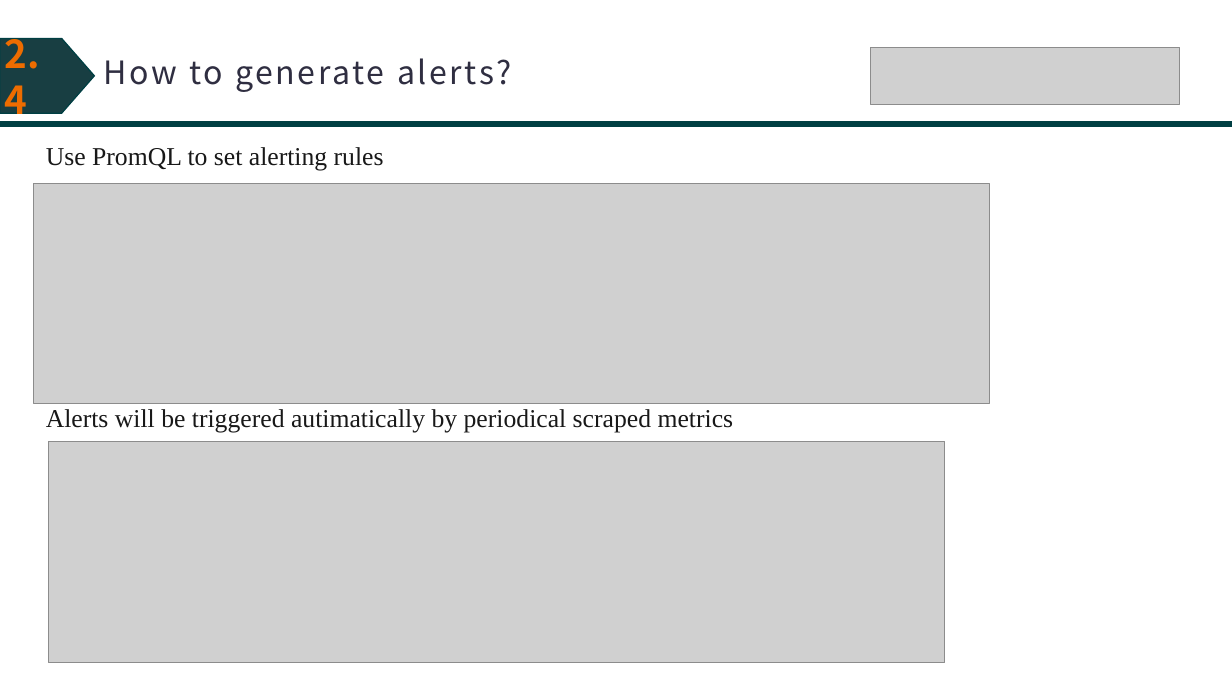
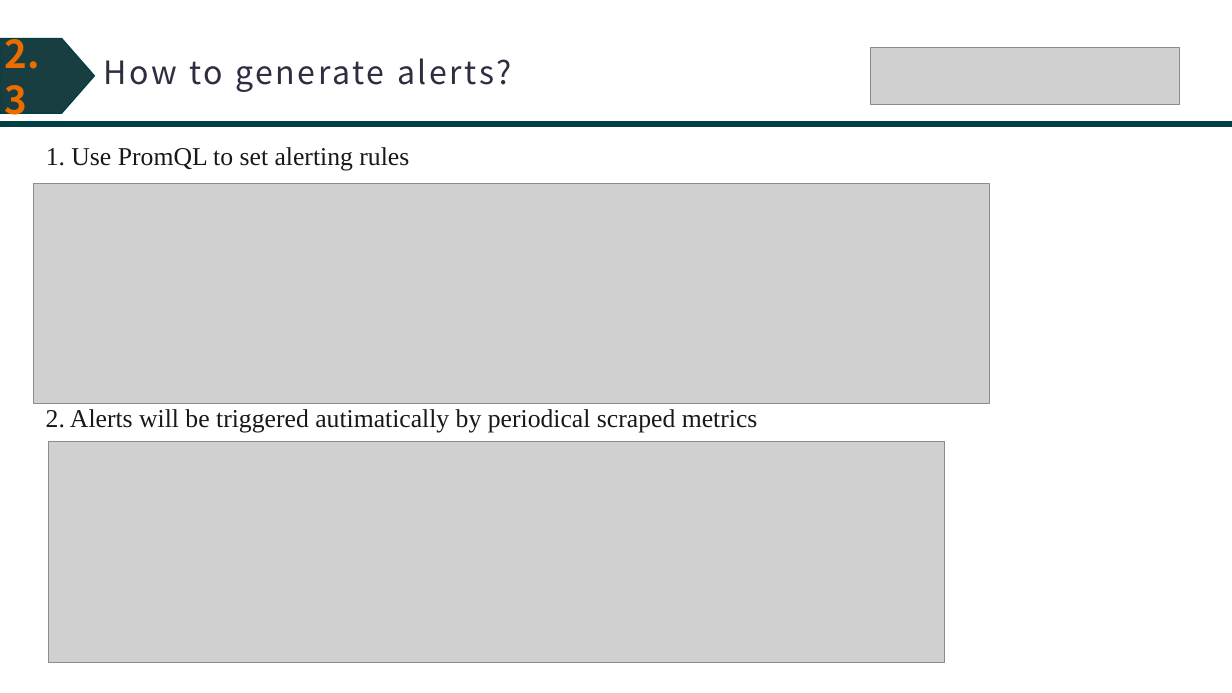
Before and after one commit to similar2/HPCAlertSystem, a slide deck: slide 11 of docs/HPC Monitor System Development.pptx (slide 13 before the commit). Drawn at 1232x693 pixels with LibreOffice and Linux fonts; fonts in the diff are those of the drawing; grey boxes stand for pictures. Boxes give left, top, right and bottom in pixels: in the first picture for what was removed or moved away, otherwise in the second. Text is boxed around its words. In the diff, an @@ line names an element or a change of style, - is before the commit and + after.

```diff
--- a/docs/HPC Monitor System Development.pptx
+++ b/docs/HPC Monitor System Development.pptx
@@ text in right arrow at [4, 28, 39, 121]: text changed @@
-2.4
+2.3
@@ text at [46, 147, 409, 171]: text changed @@
-Use PromQL to set alerting rules
+1. Use PromQL to set alerting rules
@@ text at [46, 409, 758, 433]: text changed @@
-Alerts will be triggered autimatically by periodical scraped metrics
+2. Alerts will be triggered autimatically by periodical scraped metrics
```
Also in this commit, not shown: 14 other slides changed, 2 slides added, 19 slides removed.
